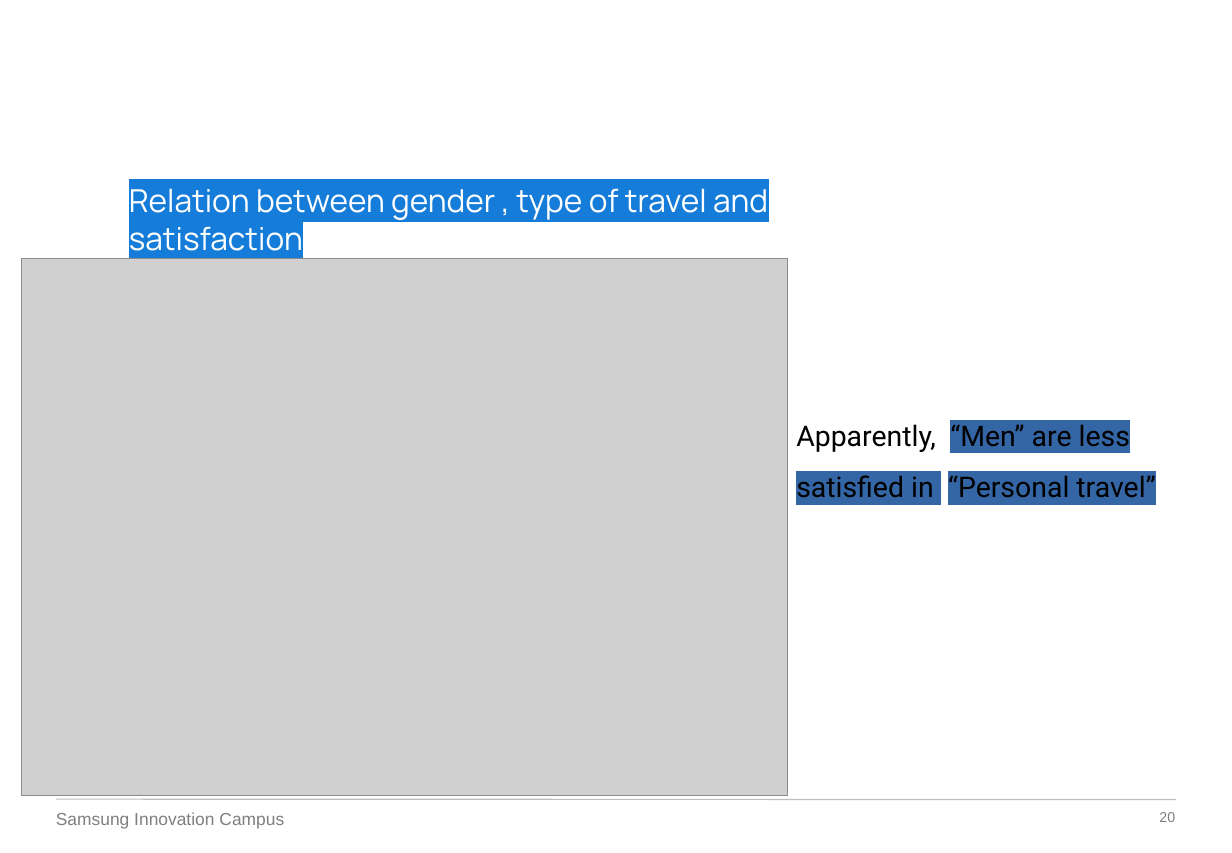
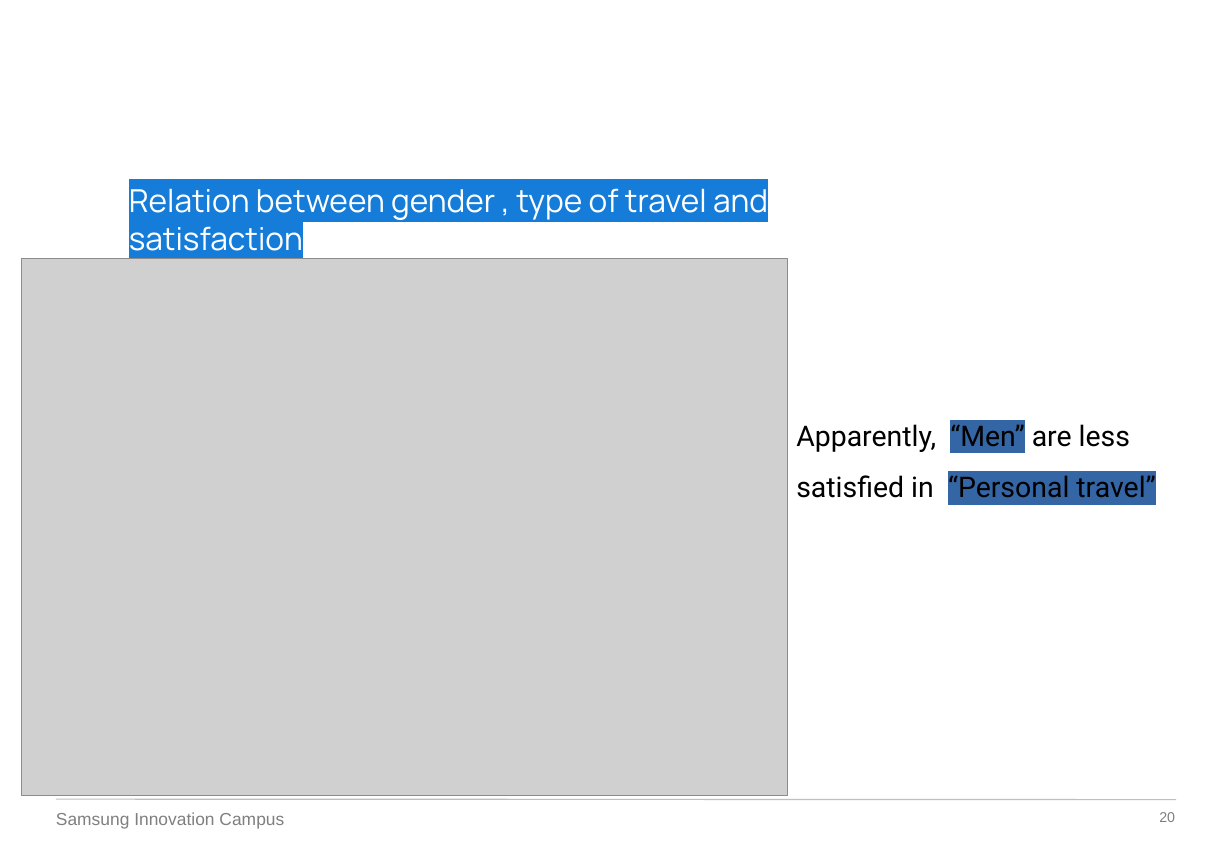
Before and after one commit to IinjyI/Airlines-Customer-Satisfaction, a slide deck: slide 20 of presentation-final.pptx. Drawn at 1232x853 pixels with LibreOffice and Linux fonts; fonts in the diff are those of the drawing; grey boxes stand for pictures; background and template pictures are left out. Boxes give left, top, right and bottom in pixels: in the first picture for what was removed or moved away, otherwise in the second. Text is boxed around its words. In the diff, an @@ line names an element or a change of style, - is before the commit and + after.

Commit message:
modified presentation

```diff
--- a/presentation-final.pptx
+++ b/presentation-final.pptx
@@ text "Apparently, “Men” are less satisfied ..." at <box>796,424,1155,498</box>: highlight #3465A4 to none in "are less satisfied in" @@
```
Also in this commit, not shown: 12 other slides changed, 1 slide added, 1 slide removed.
